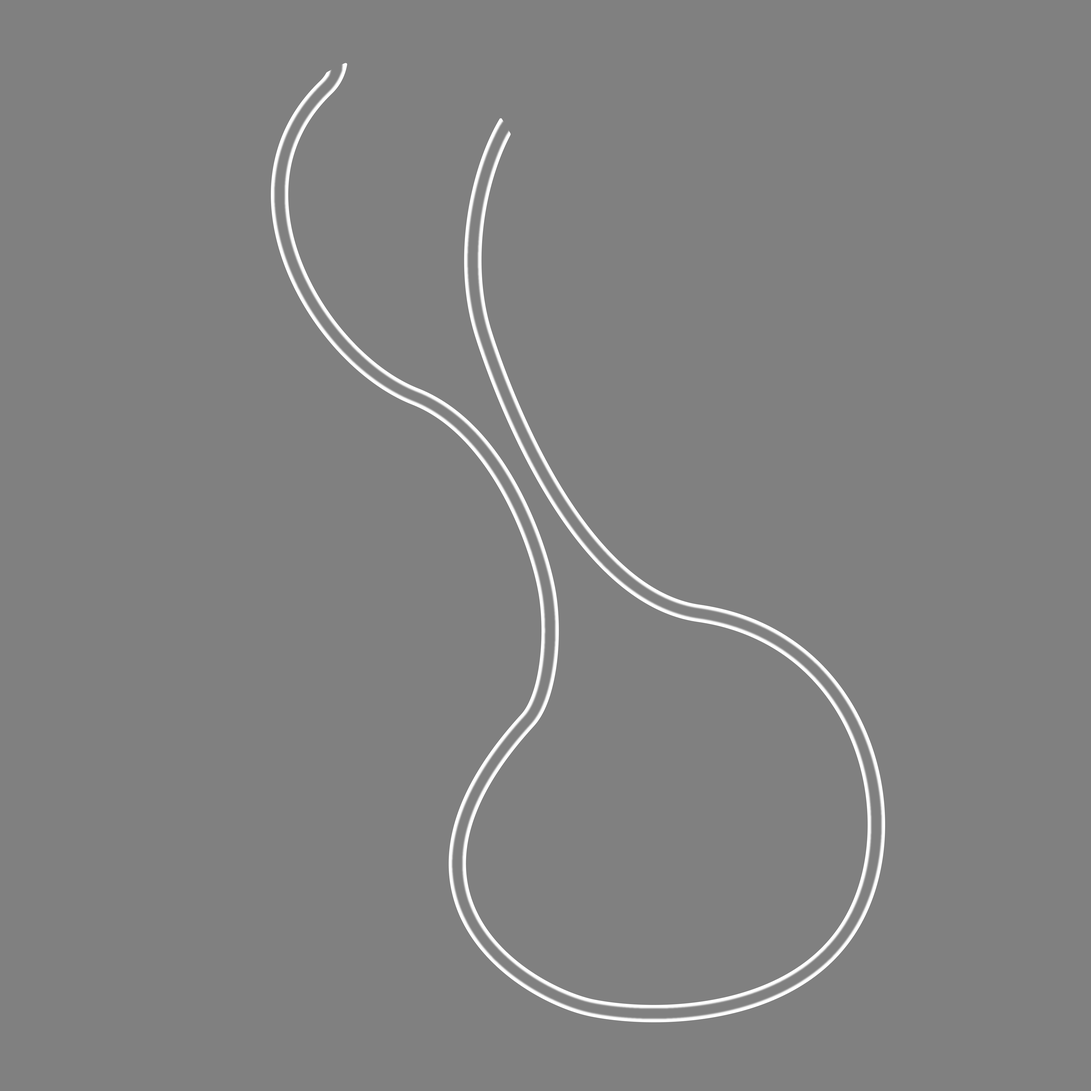
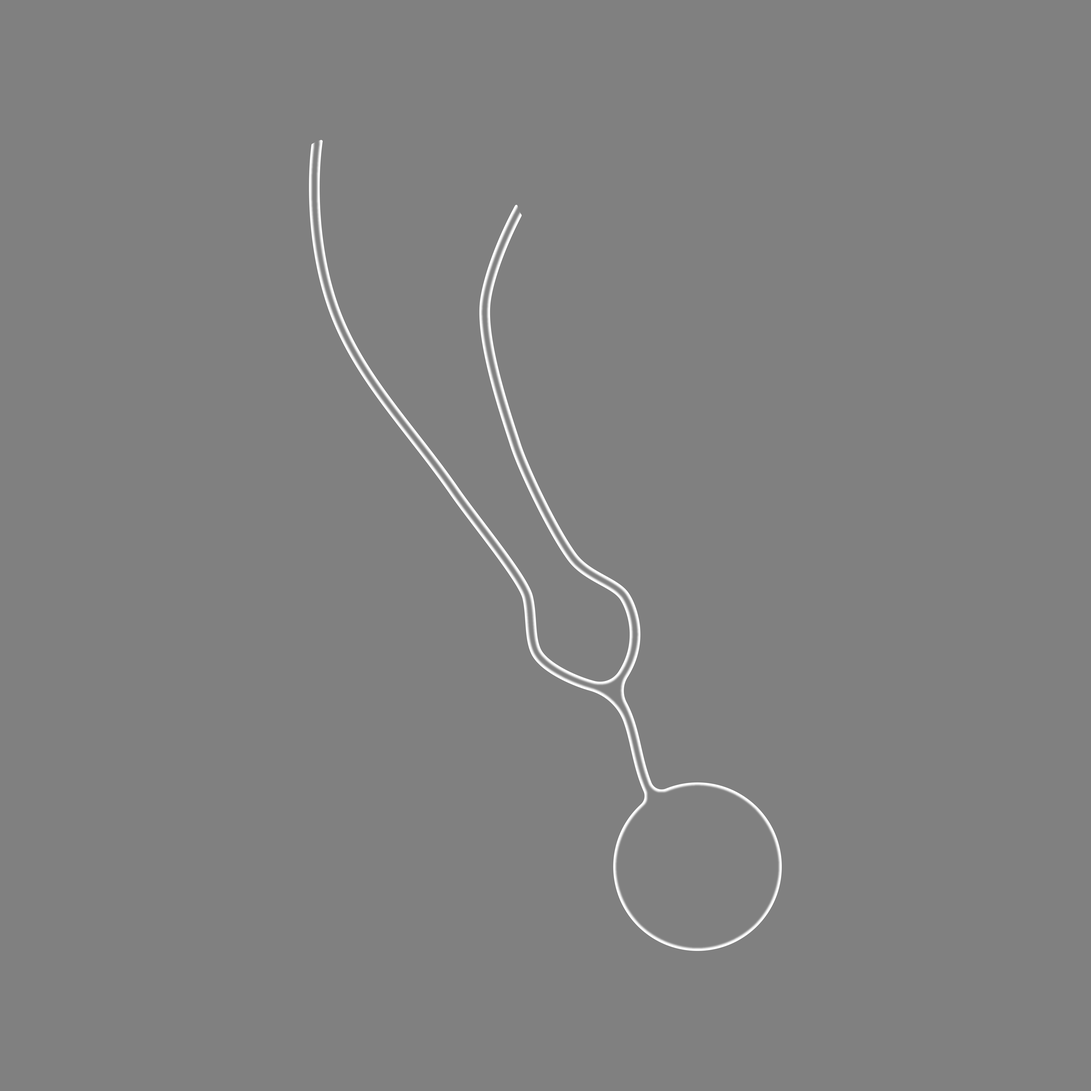
Two versions of the same layered image (1091x1091). Layer-by-layer changes:
painted on "Vector Smart Object" over [271, 62, 886, 1023]
